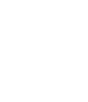
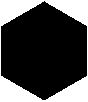
The second 88 x 102 image is a revision of the first. Changes to its layers:
renamed "Screenshot from 2022-03-21 10-46-32.png copy" to "contours copy", showed it, painted on it over (x1=1, y1=1, x2=87, y2=100)
removed layer "Screenshot from 2022-03-21 10-46-32.png" (was 60%) over (x1=1, y1=1, x2=87, y2=100)
